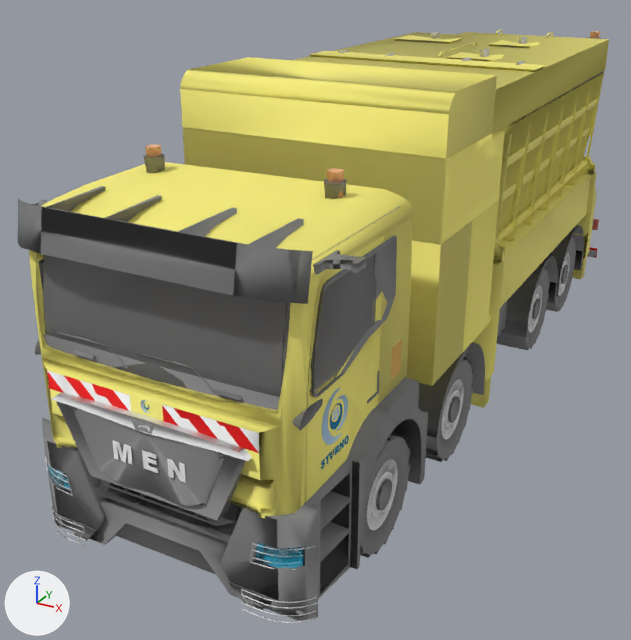
The glTF model assets/models/sturno-aspiratrice.glb: old version first, new version second.
The view is the same before and after, from a 50 mm camera at (3.58, -8.59, 4.73) aimed at (-0.67, -0.85, 0.87). Lighting does not change. The marker at lower left points along +X, +Y and +Z. The picture after the commit comes second. Vertices at exactly the same position are counted once.
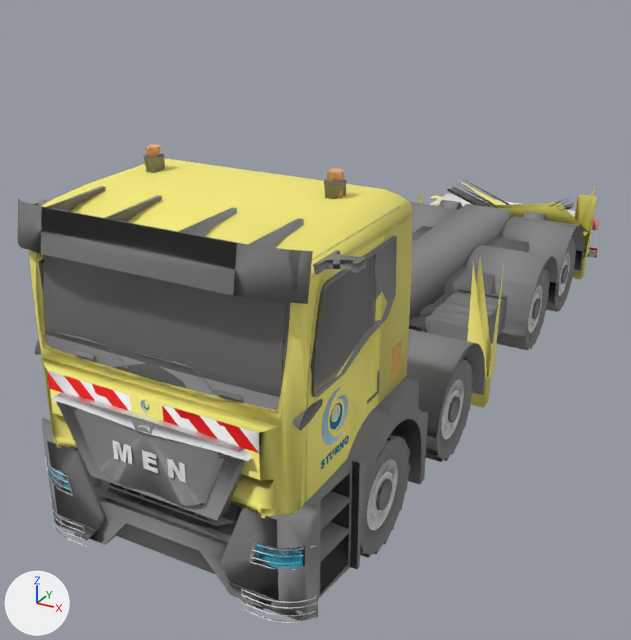
Patch to the scene script:
```diff
--- a/assets/models/sturno-aspiratrice.glb.py
+++ b/assets/models/sturno-aspiratrice.glb.py
@@ me_mesh_0 @@
 # used by ob_mesh_0; location = (0.0, 0.0, 0.0)
-me_mesh_0.from_pydata(...)  # 26969 vertices, 53238 faces; spans x -1.37..1.37, y -4.56..4.56, z 0.0..3.65
+me_mesh_0.from_pydata(...)  # 22353 vertices, 43982 faces; spans x -1.37..1.37, y -4.56..4.56, z 0.0..3.24
+# me_mesh_0 part 1: 69 loose pieces with 4396 vertices, spanning x -1.25..1.27, y -2.27..3.85, z 1.08..3.65, are deleted
+# me_mesh_0 part 2: 173 vertices moved within x -1.25..1.25, y -4.51..-1.27, z 0.3..2.92; 221 vertices removed from x -1.25..1.27, y -4.52..-0.72, z 0.24..3.05; 238 vertices added at x -1.25..1.24, y -4.52..-1.11, z 0.27..3.05
+# me_mesh_0 part 3: 24 vertices moved within x -1.16..1.16, y 1.24..2.97, z 0.41..0.73; 305 vertices removed from x -1.23..1.27, y 1.26..3.84, z 0.22..2.02; 68 vertices added at x -1.16..1.16, y 1.26..3.81, z 0.22..1.16
 me_mesh_0.materials.append(mat_m0)
```

Location of each change, [x1, y1, x2, y2] in pixels of the pictures (631 x 640 px; the box of a moved part takes in the faces that stretch with it):
'Mesh_0', reshaped (19% shorter)
    before: [18, 30, 609, 623]
    after: [18, 145, 599, 623]
part 1 of me_mesh_0, deleted
    before: [180, 30, 609, 386]
part 2 of me_mesh_0, moved or reshaped
    before: [46, 147, 504, 623]
    after: [34, 147, 464, 623]
part 3 of me_mesh_0, cut back (mostly hidden)
    before: [535, 156, 596, 299]
    after: [431, 203, 562, 299]
